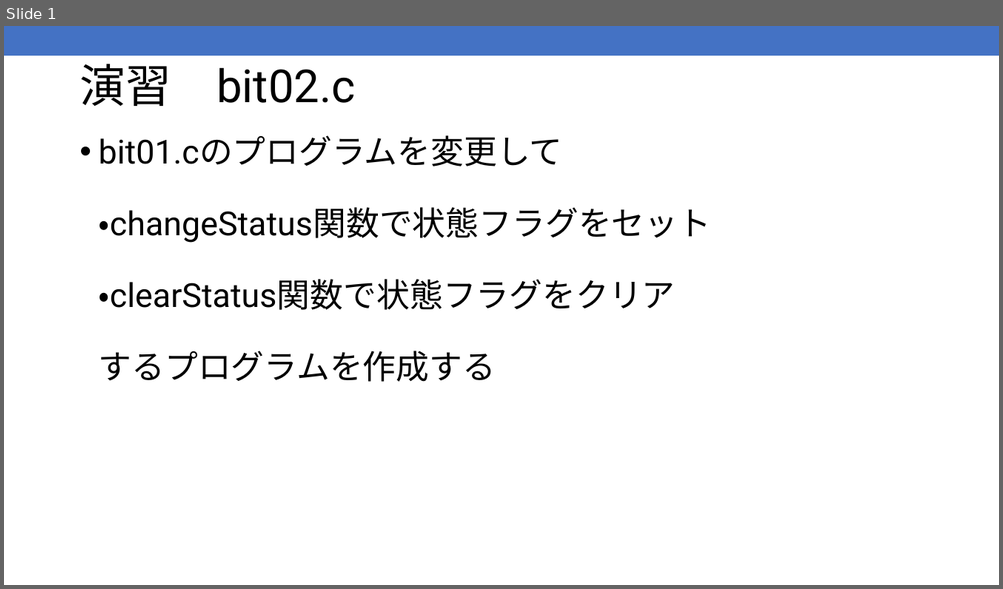
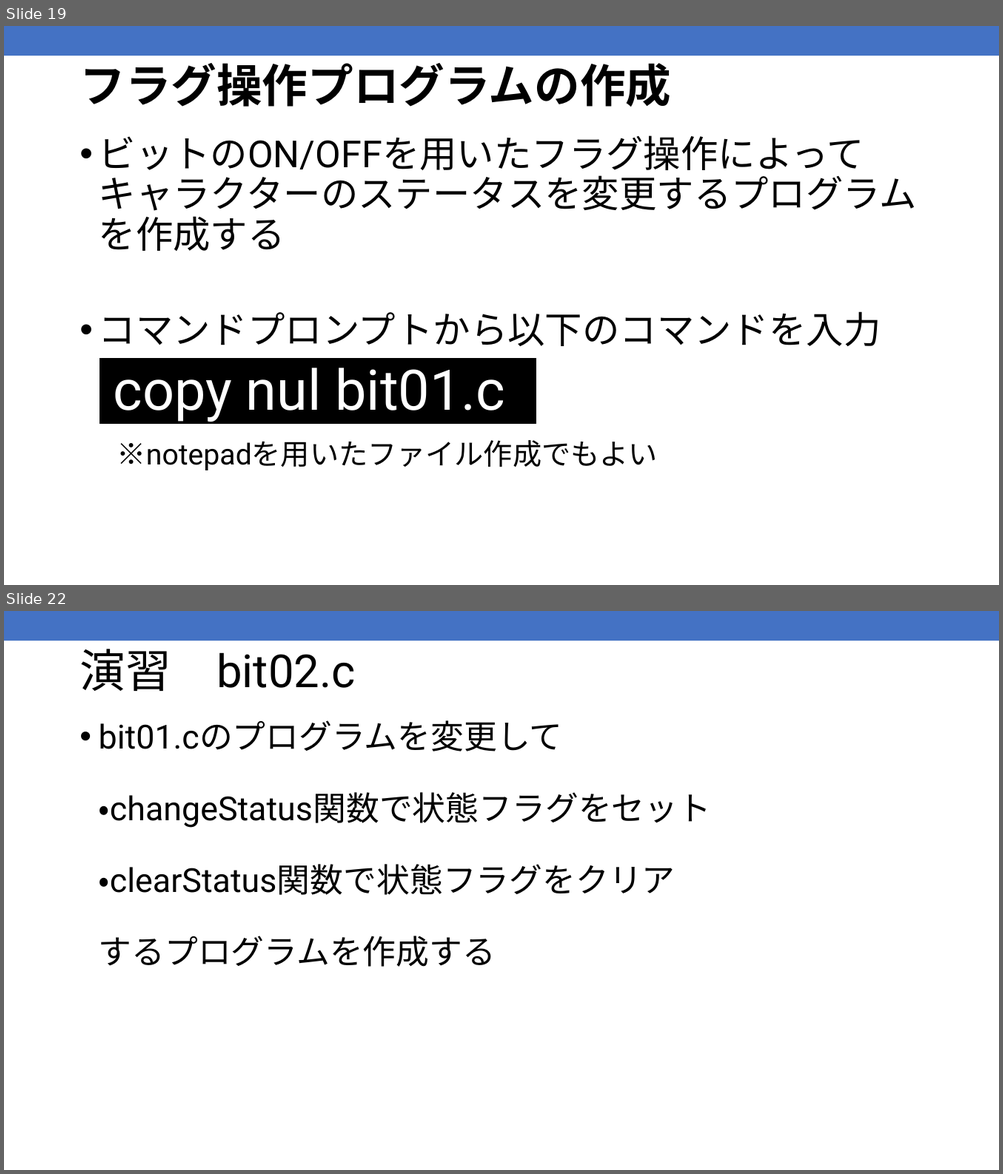
Before and after one commit to kic-murata/cpp2025, a slide deck: 授業資料/演習問題：ビット処理2025案.pptx. Shown one above the other, each under a label of ours: slide 1 before the commit, slides 19 and 22 after it; the slides between them are not shown. The pictures are 1003x589 and 1003x1174 pixels, drawn with LibreOffice and Linux fonts; fonts in the diff are those of the drawing. Boxes give left, top, right and bottom in pixels: in the first picture for what was removed or moved away, otherwise in the second. Text is boxed around its words. In the diff, an @@ line names an element or a change of style, - is before the commit and + after.

```diff
--- a/授業資料/演習問題：ビット処理2025案.pptx
+++ b/授業資料/演習問題：ビット処理2025案.pptx
@@ slide 19 added at box(4, 26, 999, 585), background #FFFFFF; not listed: 1 template element that a slide beside it also shows @@
@@ title added at box(79, 63, 671, 107), 44 pt, text #000000, bold @@
+フラグ操作プログラムの作成
@@ text added at box(99, 136, 916, 471), 36 pt, text #000000 @@
+• ビットのON/OFFを用いたフラグ操作によって
+  キャラクターのステータスを変更するプログラムを作成する
+• コマンドプロンプトから以下のコマンドを入力
+• copy nul bit01.ca
+※notepadを用いたファイル作成でもよい
@@ what was slide 1 is now slide 22 @@
```
Also in this commit, not shown: 1 slide changed, 20 other slides added, 2 other files.
